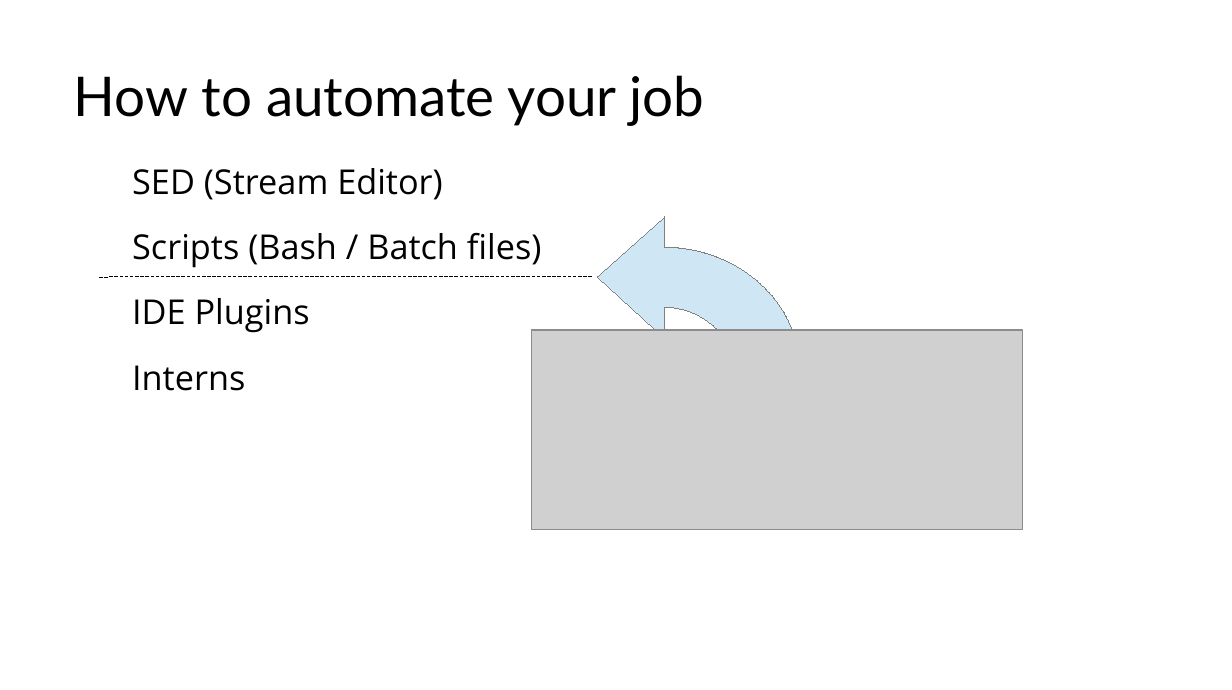
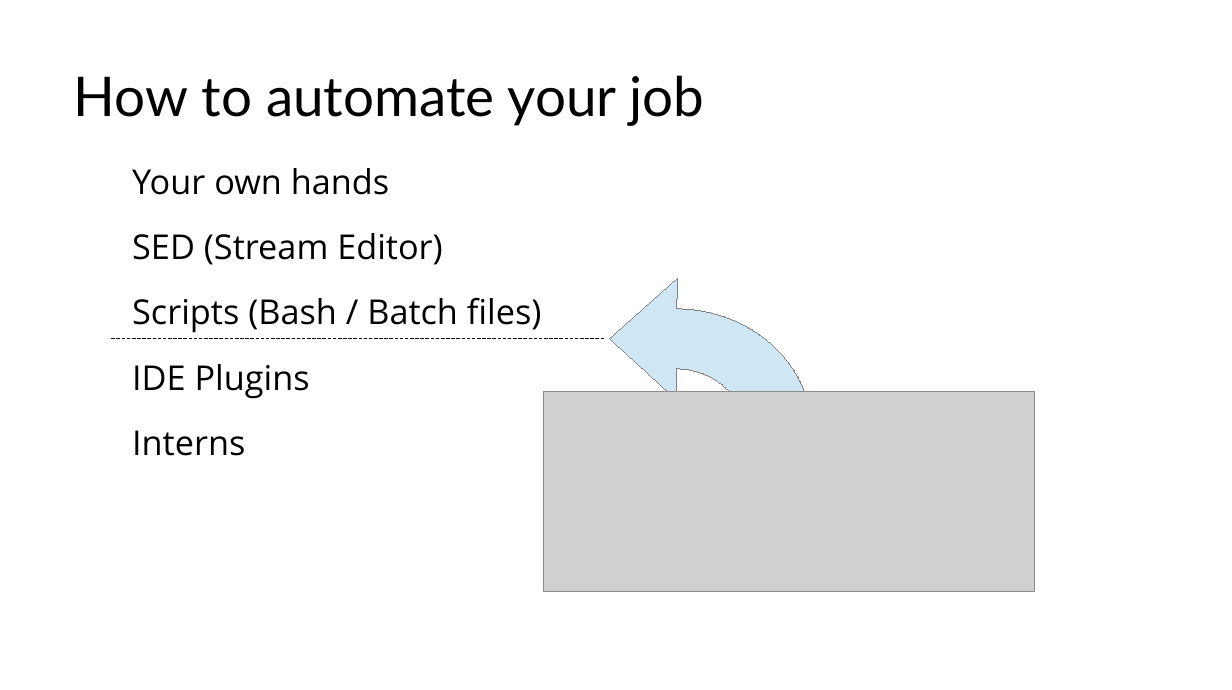
Before and after one commit to gastaldi/talks, a slide deck: slide 6 of Forge/DevNation2015/Forge_DevNation2015.odp. Drawn at 1232x690 pixels with LibreOffice and Linux fonts; fonts in the diff are those of the drawing; grey boxes stand for pictures; background and template pictures are left out. Boxes give left, top, right and bottom in pixels: in the first picture for what was removed or moved away, otherwise in the second. Text is boxed around its words. In the diff, an @@ line names an element or a change of style, - is before the commit and + after.

```diff
--- a/Forge/DevNation2015/Forge_DevNation2015.odp
+++ b/Forge/DevNation2015/Forge_DevNation2015.odp
@@ text at (132,168,389,195): paragraph added @@
+● Your own hands
@@ freeform shape: place and size @@
-freeform shape at (528,246,801,493)
+freeform shape at (541,308,813,555)
@@ line moved from (591, 277) - (99, 277) to (604, 339) - (111, 339) @@
@@ picture: place and size @@
-picture at (531,330,1023,530)
+picture at (543,392,1035,591)
```
Also in this commit, not shown: 2 other slides changed, 1 slide removed, 1 other file.
